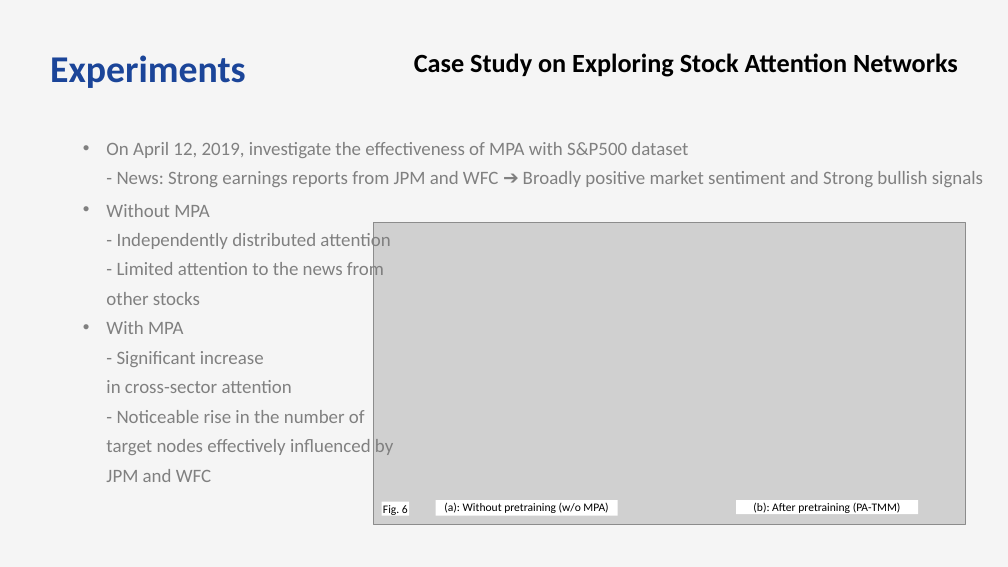
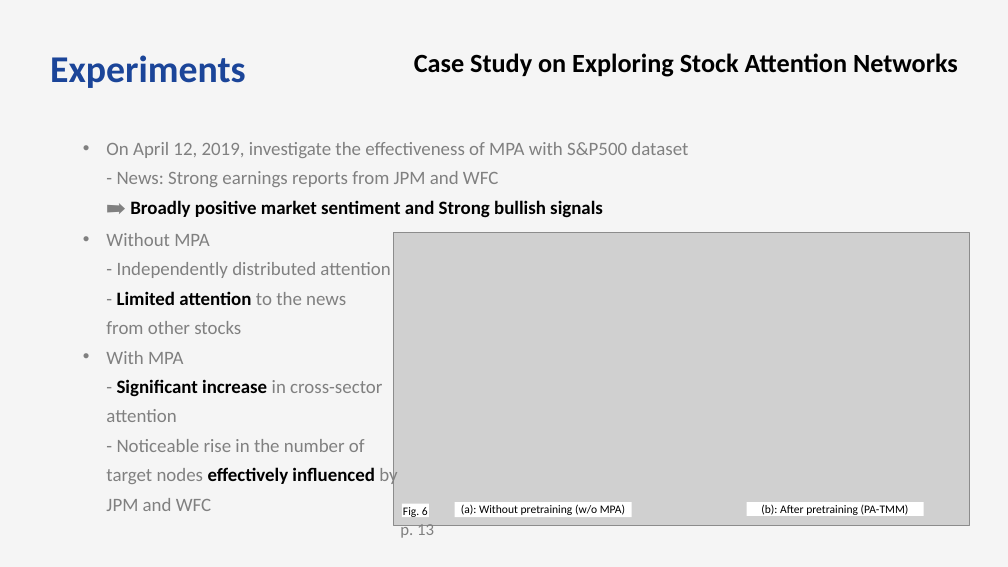
Before and after one commit to bts1991/study, a slide deck: slide 34 of 논문 Review/Others/paper_review.pptx. Drawn at 1008x567 pixels with LibreOffice and Linux fonts; fonts in the diff are those of the drawing; grey boxes stand for pictures. Boxes give left, top, right and bottom in pixels: in the first picture for what was removed or moved away, otherwise in the second. Text is boxed around its words. In the diff, an @@ line names an element or a change of style, - is before the commit and + after.

```diff
--- a/논문 Review/Others/paper_review.pptx
+++ b/논문 Review/Others/paper_review.pptx
@@ text at [106, 142, 688, 218]: text changed @@
-  • On April 12, 2019, investigate the effectiveness of MPA with S&P500 dataset
-    - News: Strong earnings reports from JPM and WFC ➔ Broadly positive market sentiment and Strong bullish signals
+  • On April 12, 2019, investigate the effectiveness of MPA with S&P500 dataset
+    - News: Strong earnings reports from JPM and WFC
+    ➡️ Broadly positive market sentiment and Strong bullish signals
@@ text "Without MPA - Independently distributed ...": place and size @@
-text "Without MPA - Independently distributed ..." at [106, 204, 393, 482]
+text "Without MPA - Independently distributed ..." at [106, 233, 397, 511]
@@ text "Without MPA - Independently distributed ..." at [106, 233, 397, 511]: text colour #808080 to #000000, bold on in "Limited attention", "Significant increase effectively influenced" @@
@@ picture: place and size @@
-picture at [373, 223, 965, 525]
+picture at [394, 233, 970, 526]
@@ rectangle "Fig. 6": place and size @@
-rectangle "Fig. 6" at [382, 502, 410, 516]
+rectangle "Fig. 6" at [402, 504, 430, 517]
@@ rectangle "(a): Without pretraining (w/o MPA)": place and size @@
-rectangle "(a): Without pretraining (w/o MPA)" at [436, 501, 618, 516]
+rectangle "(a): Without pretraining (w/o MPA)" at [454, 502, 631, 517]
@@ rectangle "(b): After pretraining (PA-TMM)": place and size @@
-rectangle "(b): After pretraining (PA-TMM)" at [736, 501, 918, 515]
+rectangle "(b): After pretraining (PA-TMM)" at [746, 502, 923, 516]
@@ text added at [400, 524, 434, 538], 16 pt, text #808080 @@
+p. 13
```
Also in this commit, not shown: 19 other slides changed, 1 slide added.
